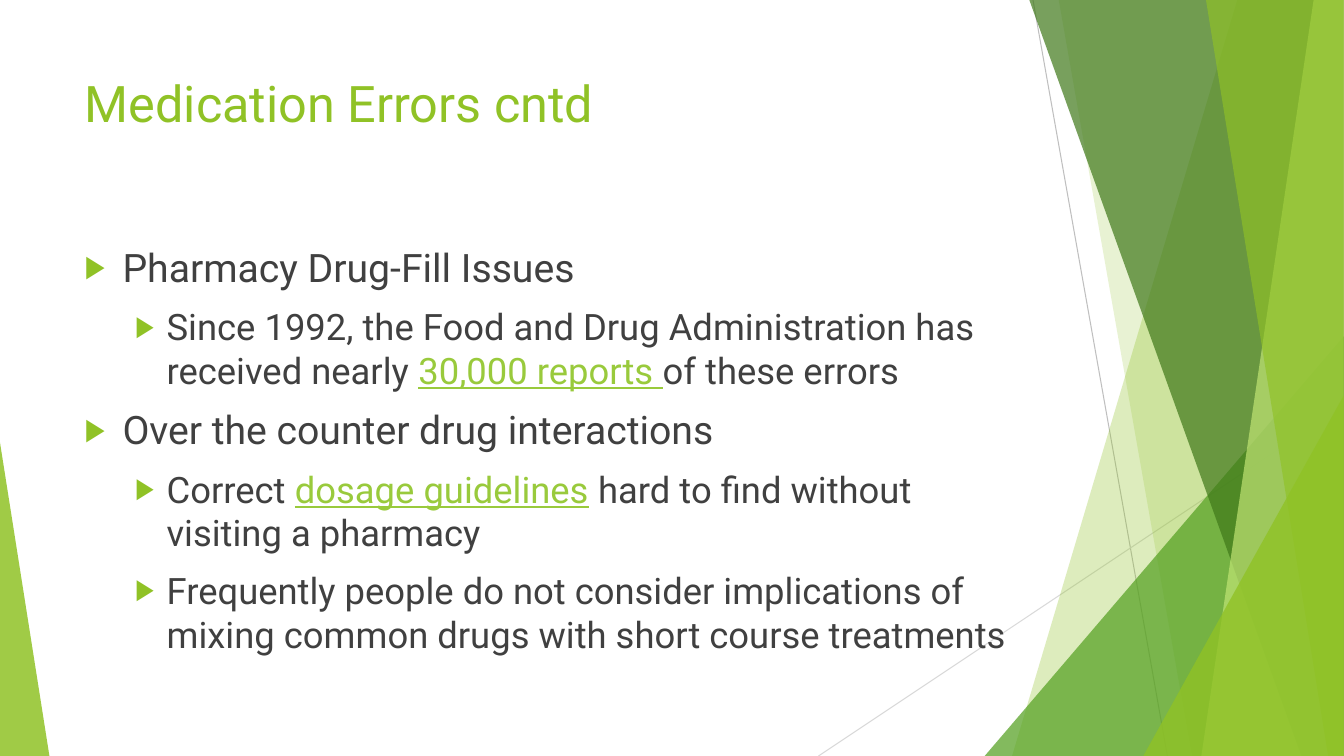
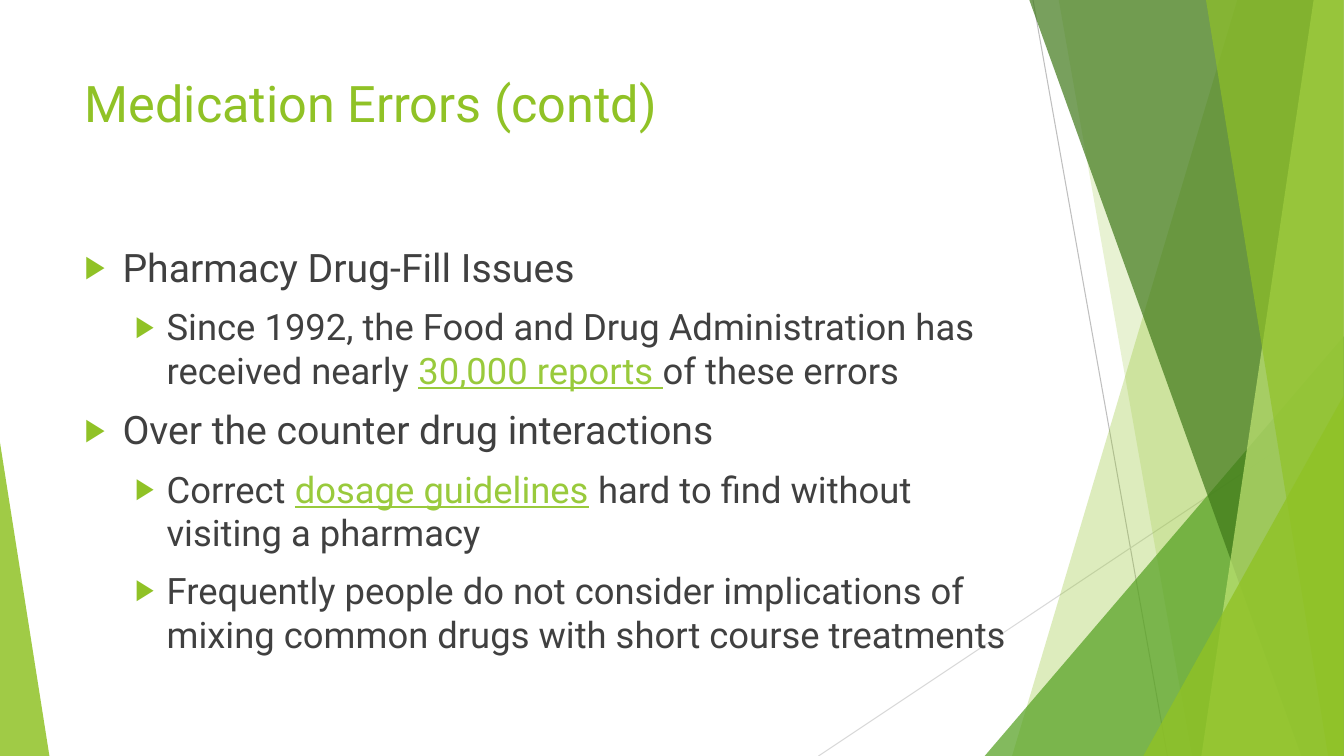
Before and after one commit to EhrgoHealth/CS6440, a slide deck: slide 4 of Topic.Presentation.pptx. Drawn at 1344x756 pixels with LibreOffice and Linux fonts; fonts in the diff are those of the drawing. Boxes give left, top, right and bottom in pixels: in the first picture for what was removed or moved away, otherwise in the second. Text is boxed around its words. In the diff, an @@ line names an element or a change of style, - is before the commit and + after.

```diff
--- a/Topic.Presentation.pptx
+++ b/Topic.Presentation.pptx
@@ title at [85,82,657,134]: text changed @@
-Medication Errors cntd
+Medication Errors (contd)
```
Also in this commit, not shown: 1 other slide changed, 1 slide added.
